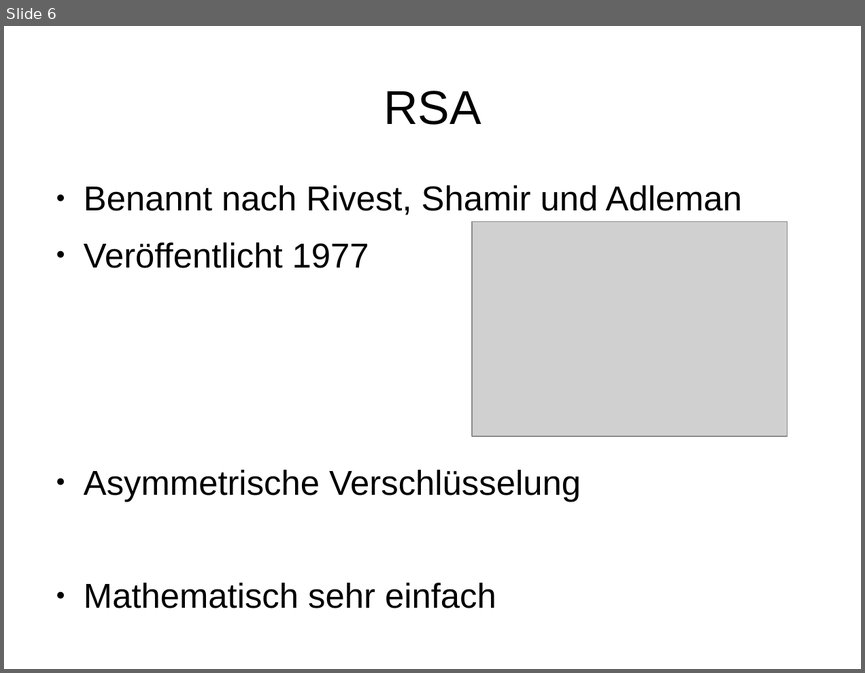
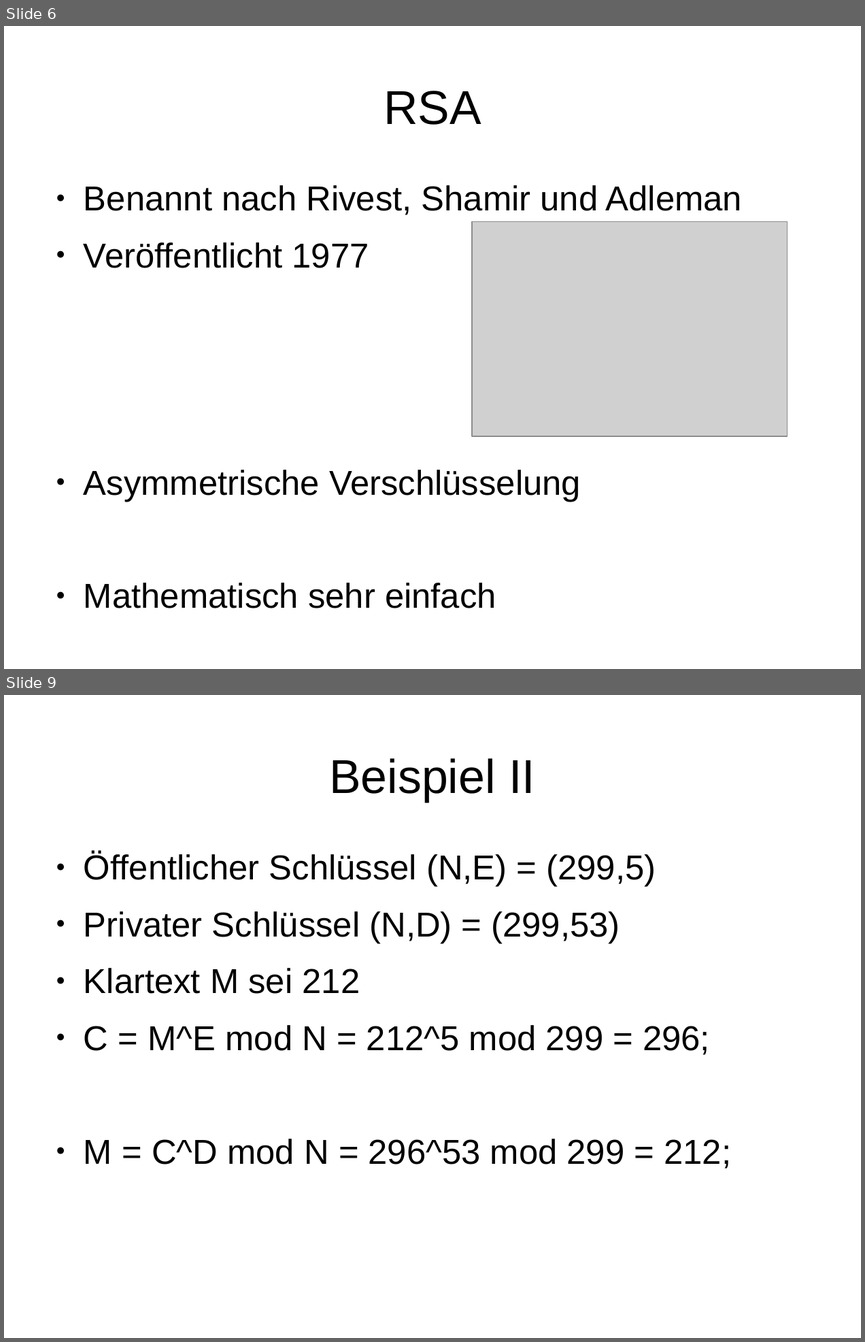
Before and after one commit to stadler-tom/schreibzeug, a slide deck: Presentation/Hauptseminar_RSA.odp. Shown one above the other, each under a label of ours: slide 6 before the commit, slides 6 and 9 after it; the slides between them are not shown. The pictures are 865x673 and 865x1342 pixels, drawn with LibreOffice and Linux fonts; fonts in the diff are those of the drawing; grey boxes stand for pictures. Boxes give left, top, right and bottom in pixels: in the first picture for what was removed or moved away, otherwise in the second. Text is boxed around its words. In the diff, an @@ line names an element or a change of style, - is before the commit and + after.

```diff
--- a/Presentation/Hauptseminar_RSA.odp
+++ b/Presentation/Hauptseminar_RSA.odp
@@ slide 9 added at [4, 695, 861, 1338], background #FFFFFF @@
@@ title added at [329, 758, 535, 802], 44 pt, text #000000 @@
+Beispiel II
@@ text added at [84, 852, 731, 1168], 32 pt, text #000000 @@
+● Öffentlicher Schlüssel (N,E) = (299,5)
+● Privater Schlüssel (N,D) = (299,53)
+● Klartext M sei 212
+● C = M^E mod N = 212^5 mod 299 = 296;
+● M = C^D mod N = 296^53 mod 299 = 212;
```
Also in this commit, not shown: 2 slides changed, 11 other slides added, 3 slides removed, 1 other file.
